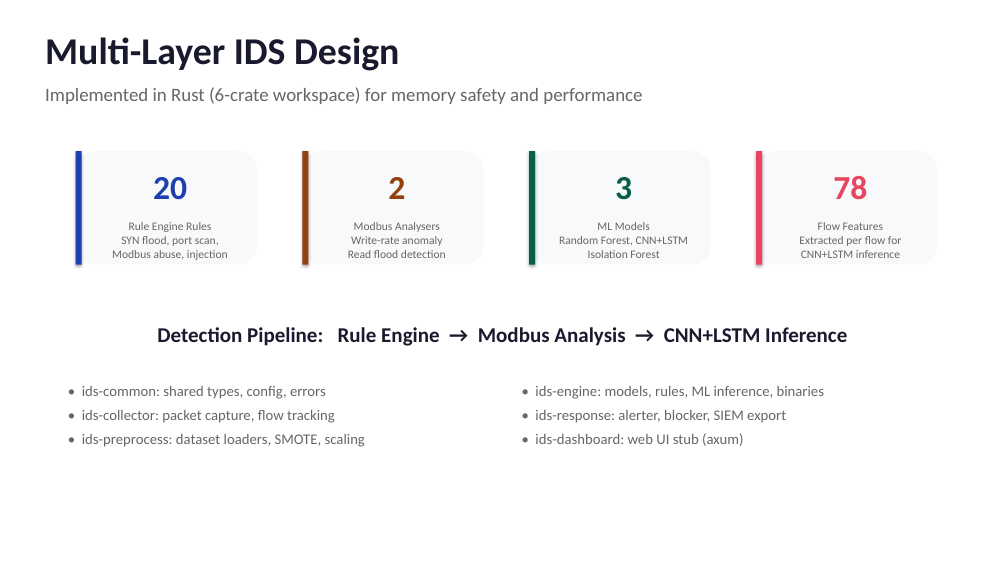
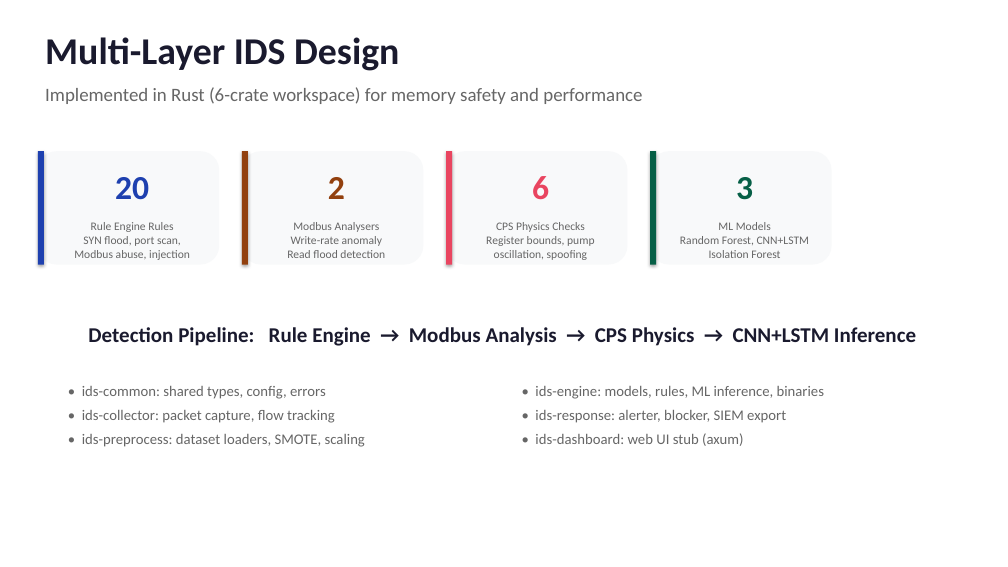
Before and after one commit to JabbaghYounes/CITY3116-1, a slide deck: slide 3 of presentation/CPS-IDS-Presentation.pptx. Drawn at 1008x567 pixels with LibreOffice and Linux fonts; fonts in the diff are those of the drawing. Boxes give left, top, right and bottom in pixels: in the first picture for what was removed or moved away, otherwise in the second. Text is boxed around its words. In the diff, an @@ line names an element or a change of style, - is before the commit and + after.

Commit message:
Add CPS physics-aware detection engine and update writeup
Monitor now tracks physical process state from Modbus traffic and
validates every write against plant constraints:
- Register bounds (valve 0-180°, tank 0-1023 ADC)
- Pump oscillation detection (Stuxnet-style toggling <5s)
- Sensor spoofing (writes to read-only registers)
- Valve/pump state consistency
- Unsafe commands (pump ON above 85%, OFF below 30%)
- Rate-of-change limits based on physical fill/drain rates

Writeup updated with:
- CPS physics engine in detection design and forensic results
- ICS-specific dataset discussion (SWaT, Mississippi State SCADA,
  WADI, BATADAL, HAI) as alternative training approach
- Updated conclusion, recommendations, and references

Presentation slides updated to reflect 4-layer detection pipeline.

```diff
--- a/presentation/CPS-IDS-Presentation.pptx
+++ b/presentation/CPS-IDS-Presentation.pptx
@@ 2 texts, 1 rounded rectangle, 1 rectangle: place and size @@
-2 texts, 1 rounded rectangle, 1 rectangle at bbox=[76, 151, 257, 265]
+2 texts, 1 rounded rectangle, 1 rectangle at bbox=[38, 151, 219, 265]
@@ 2 texts, 1 rectangle, 1 rounded rectangle: place and size @@
-2 texts, 1 rectangle, 1 rounded rectangle at bbox=[302, 151, 484, 265]
+2 texts, 1 rectangle, 1 rounded rectangle at bbox=[242, 151, 423, 265]
@@ rounded rectangle: place and size @@
-rounded rectangle at bbox=[529, 151, 711, 265]
+rounded rectangle at bbox=[446, 151, 628, 265]
@@ rectangle: place and size @@
-rectangle at bbox=[529, 151, 535, 265]
+rectangle at bbox=[446, 151, 452, 265]
@@ rectangle at bbox=[446, 151, 452, 265]: fill #065F46 to #E94560 @@
@@ text added at bbox=[532, 176, 549, 200], 32 pt, text #E94560, bold @@
+6
@@ rounded rectangle: place and size @@
-rounded rectangle at bbox=[756, 151, 938, 265]
+rounded rectangle at bbox=[650, 151, 832, 265]
@@ rectangle: place and size @@
-rectangle at bbox=[756, 151, 762, 265]
+rectangle at bbox=[650, 151, 656, 265]
@@ rectangle at bbox=[650, 151, 656, 265]: fill #E94560 to #065F46 @@
@@ text "3": place and size @@
-text "3" at bbox=[615, 177, 632, 200]
+text "3" at bbox=[736, 177, 753, 200]
@@ text removed at bbox=[833, 176, 867, 200] @@
-78
@@ text added at bbox=[486, 222, 594, 260], 11 pt, text #666666 @@
+CPS Physics Checks
+Register bounds, pump
+oscillation, spoofing
@@ text "ML Models Random Forest, CNN+LSTM ...": place and size @@
-text "ML Models Random Forest, CNN+LSTM ..." at bbox=[559, 222, 689, 258]
+text "ML Models Random Forest, CNN+LSTM ..." at bbox=[680, 222, 810, 258]
@@ text removed at bbox=[799, 222, 901, 258] @@
-Flow Features
-Extracted per flow for
-CNN+LSTM inference
@@ text at bbox=[88, 327, 916, 346]: text changed @@
-Detection Pipeline: Rule Engine → Modbus Analysis → CNN+LSTM Inference
+Detection Pipeline: Rule Engine → Modbus Analysis → CPS Physics → CNN+LSTM Inference
```
Also in this commit, not shown: 1 other slide changed, 4 other files.
